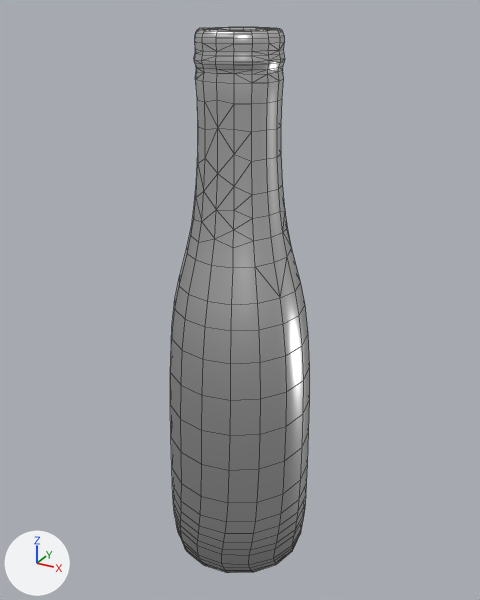
A saved change to the FBX model Assets/Models/glass bottle.fbx.
Camera for both pictures: a camera (50 mm lens) standing at (0.214, -0.388, 0.411) and looking at (-0.003, 0.006, 0.214). The axes (+X, +Y, +Z) are drawn at lower left. The lights are the same throughout. Mesh edges are drawn as thin lines. Where no turn or scale is listed for an object, it has been applied to the vertices.

Objects in the first picture: 'Bottle.001'.
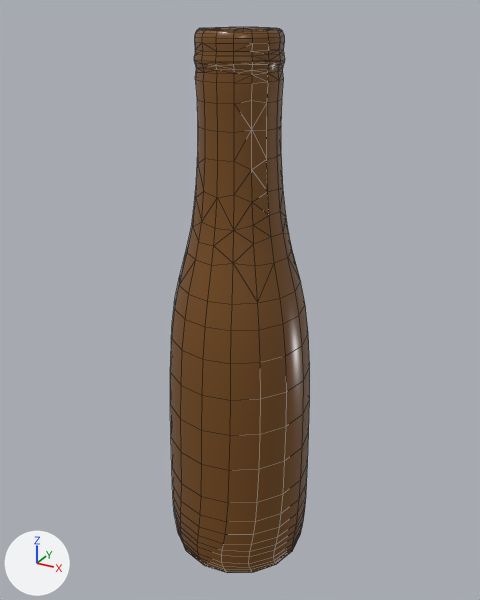
Boxes (x1, y1, x2, y2) around the edits, measured in the pictures (480 x 600 px; the box of a moved part takes in the faces that stretch with it):
part 1 of me_nurbspath_001, moved or reshaped
    both: (172, 483, 307, 573)
part 2 of me_nurbspath_001, moved or reshaped
    both: (187, 27, 305, 331)
part 3 of me_nurbspath_001, recoloured (white to brown)
    both: (170, 28, 310, 522)

Edits to the bpy script that builds the scene:
```text
Add mat_glass:
    mat_glass = principled_material('Glass')
    mat_glass.base_color = (0.19, 0.0748, 0.0133)  # brown #794d1e
    mat_glass.roughness = 0.261
Change me_nurbspath_001:
    used by ob_bottle_001; location = (0.0, 0.0, 0.0)
    remove me_nurbspath_001.from_pydata(...)  # 680 vertices, 840 faces; spans x -0.055..0.055, y -0.055..0.055, z 0.001..0.399
    add me_nurbspath_001.from_pydata(...)  # 680 vertices, 850 faces; spans x -0.055..0.055, y -0.055..0.055, z 0.001..0.4
    me_nurbspath_001 part 1: 119 vertices moved from x -0.055..0.055, y -0.055..0.055, z 0.007..0.049 to x -0.055..0.055, y -0.055..0.055, z 0.006..0.048; 14 vertices removed from x -0.039..0.046, y -0.052..0.048, z 0.001..0.017; 21 vertices added at x -0.04..0.046, y -0.053..0.048, z 0.001..0.018
    me_nurbspath_001 part 2: 16 vertices moved from x -0.027..0.022, y -0.028..0.029, z 0.28..0.399 to x -0.028..0.022, y -0.027..0.029, z 0.282..0.399; 99 vertices removed from x -0.034..0.04, y -0.034..0.04, z 0.233..0.399; 92 vertices added at x -0.033..0.04, y -0.034..0.04, z 0.233..0.4
    me_nurbspath_001 part 3: 425 faces spanning x -0.055..0.055, y -0.055..0.055, z 0.001..0.399 switch from mat_metal_can (white #e7e7e7) to mat_glass (brown #794d1e)
```
